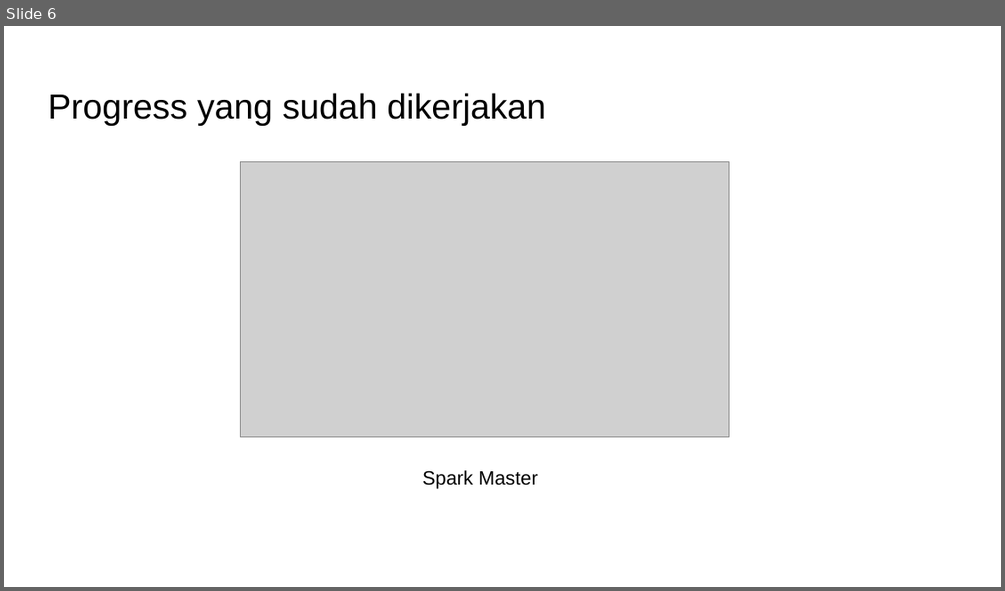
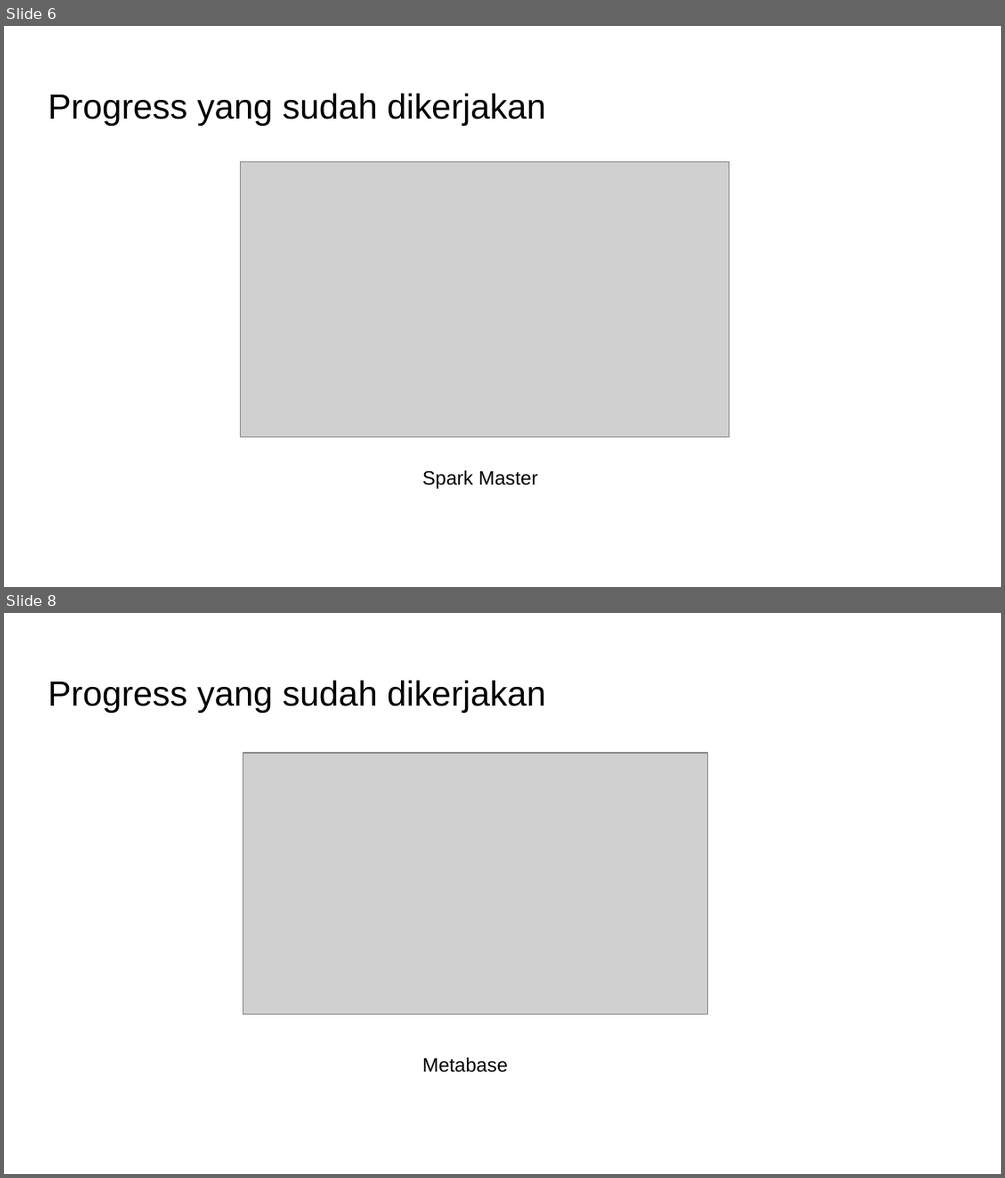
Before and after one commit to ferrysetefanus/finpro-dibimbing-DE2-Ferry-Setefanus, a slide deck: finpro data engineering batch 2 dibimbing.id.pptx. Shown one above the other, each under a label of ours: slide 6 before the commit, slides 6 and 8 after it; the slides between them are not shown. The pictures are 1005x591 and 1005x1178 pixels, drawn with LibreOffice and Linux fonts; fonts in the diff are those of the drawing; grey boxes stand for pictures. Boxes give left, top, right and bottom in pixels: in the first picture for what was removed or moved away, otherwise in the second. Text is boxed around its words. In the diff, an @@ line names an element or a change of style, - is before the commit and + after.

```diff
--- a/finpro data engineering batch 2 dibimbing.id.pptx
+++ b/finpro data engineering batch 2 dibimbing.id.pptx
@@ slide 8 added at (4, 613, 1001, 1174), background #FFFFFF @@
@@ title added at (48, 680, 546, 713), 25.2 pt, text #000000 @@
+Progress yang sudah dikerjakan
@@ picture added at (243, 753, 708, 1013) @@
@@ text added at (422, 1057, 508, 1072), 14 pt, text #000000 @@
+Metabase
```
Also in this commit, not shown: 2 slides changed, 1 slide removed, 8 other files.
